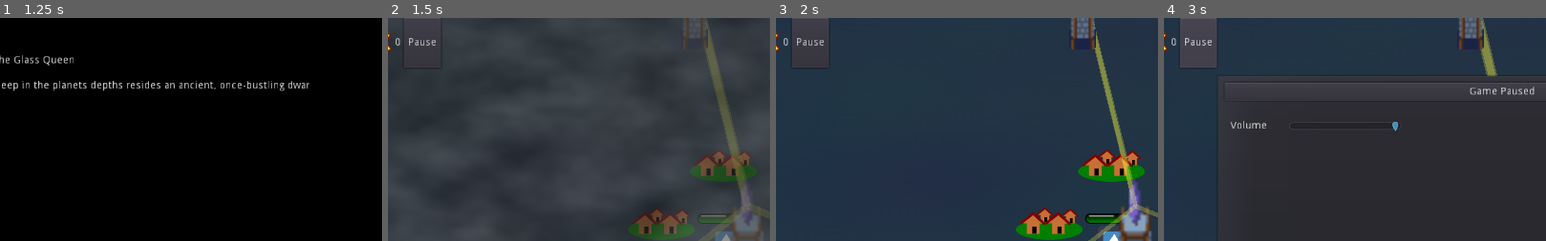
Above: before the commit, frames 1-4 (left to right).
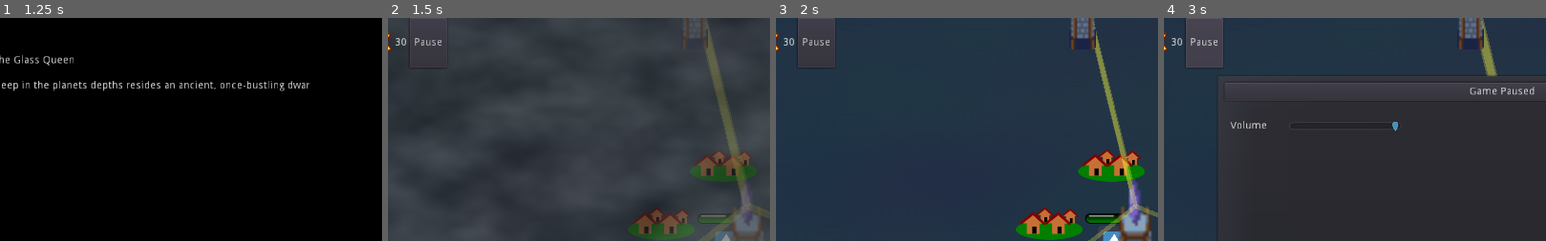
Above: after the commit, the same moments.

Repository: smclaughlan/GWJ52
Game: Godot game, scene res://Main.tscn
The game is run twice, just before and just after one commit, with the same random seed, the same clock (stepped at 60 frames per second) and the same inputs. The engine's default icon, where the game draws it, is replaced by a stand-in: a white triangle on a blue panel in a dark square.
Inputs (mouse positions are % of the whole screen's width and height, from its top left):
- Up to frame 1 (1.25 s): click "Play" at 0.5 s
- Up to frame 2 (1.5 s): click "Begin: Protect The Chandelier" at 1.25 s
- Up to frame 3 (2 s): no input
- Up to frame 4 (3 s): click (39, 94) at 2.02 s; click "Pause" at 2.75 s
The pictures show only the part of the screen within x 6-56%, y 0-50%; the shares and areas given below are measured in that part.

Frame 1 is identical in both runs. In frame 2, 0.2% of the frame differs, in the area x 2-16%, y 0-17%; in frame 3, 0.7%; in frame 4, 0.8%, in the area x 2-16%, y 0-23%.

Commit message:
Changed all that connects the new Currency
Signed-off-by: rcsira <sirarenz@gmail.com>

Diff:
--- a/GodotProject/Scenes/Battle/Battle.tscn
+++ b/GodotProject/Scenes/Battle/Battle.tscn
@@ -4,7 +4,7 @@
 [ext_resource path="res://Scenes/Player/PlayerAvatar.tscn" type="PackedScene" id=2]
 [ext_resource path="res://Scenes/Battle/CreepSpawner.tscn" type="PackedScene" id=3]
 [ext_resource path="res://Scenes/Region/Village.tscn" type="PackedScene" id=4]
-[ext_resource path="res://Scenes/Resources/Currency.tscn" type="PackedScene" id=5]
+[ext_resource path="res://Scenes/Resources/CurrencyManager.tscn" type="PackedScene" id=5]
 [ext_resource path="res://Scenes/Battle/PickableObjectSpawner.tscn" type="PackedScene" id=6]
 [ext_resource path="res://Scenes/Battle/Battle.gd" type="Script" id=7]
 
@@ -109,6 +109,6 @@
 [node name="PickableObjectSpawner" parent="." instance=ExtResource( 6 )]
 position = Vector2( -738, -363 )
 
-[node name="Currency" parent="." instance=ExtResource( 5 )]
+[node name="Towers" type="YSort" parent="."]
 
-[node name="Towers" type="YSort" parent="."]
+[node name="CurrencyManager" parent="." instance=ExtResource( 5 )]
--- a/GodotProject/Scenes/Objects/Pickups/PickableObject.gd
+++ b/GodotProject/Scenes/Objects/Pickups/PickableObject.gd
@@ -18,7 +18,7 @@
 func _on_PickableObject_body_entered(body: Node) -> void:
 	if body.collision_layer == 1:
 		queue_free()
-		emit_signal("picked")
+		emit_signal("picked", "sun")
 
 
 func _physics_process(delta: float) -> void:
--- a/GodotProject/Scenes/Objects/Tools/ConstructionWrench.gd
+++ b/GodotProject/Scenes/Objects/Tools/ConstructionWrench.gd
@@ -40,7 +40,7 @@
 	cost_reference.cost = cost_reference.tower.cost
 	if tower_buildmode_visual.can_place and cost_reference.can_purchase():
 		spawn_tower()
-		emit_signal("tower_built", -cost_reference.cost)
+		emit_signal("tower_built", "sun", -cost_reference.cost)
 	else:
 		$IncorrectPlacementNoise.play()
 
